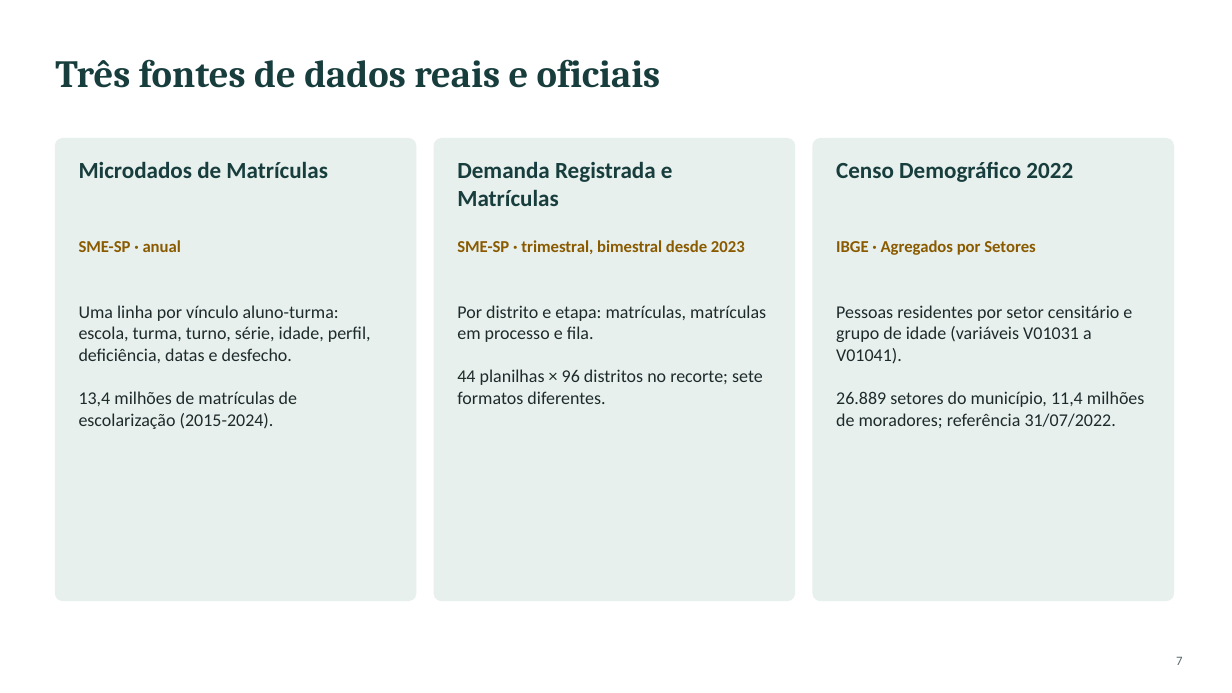
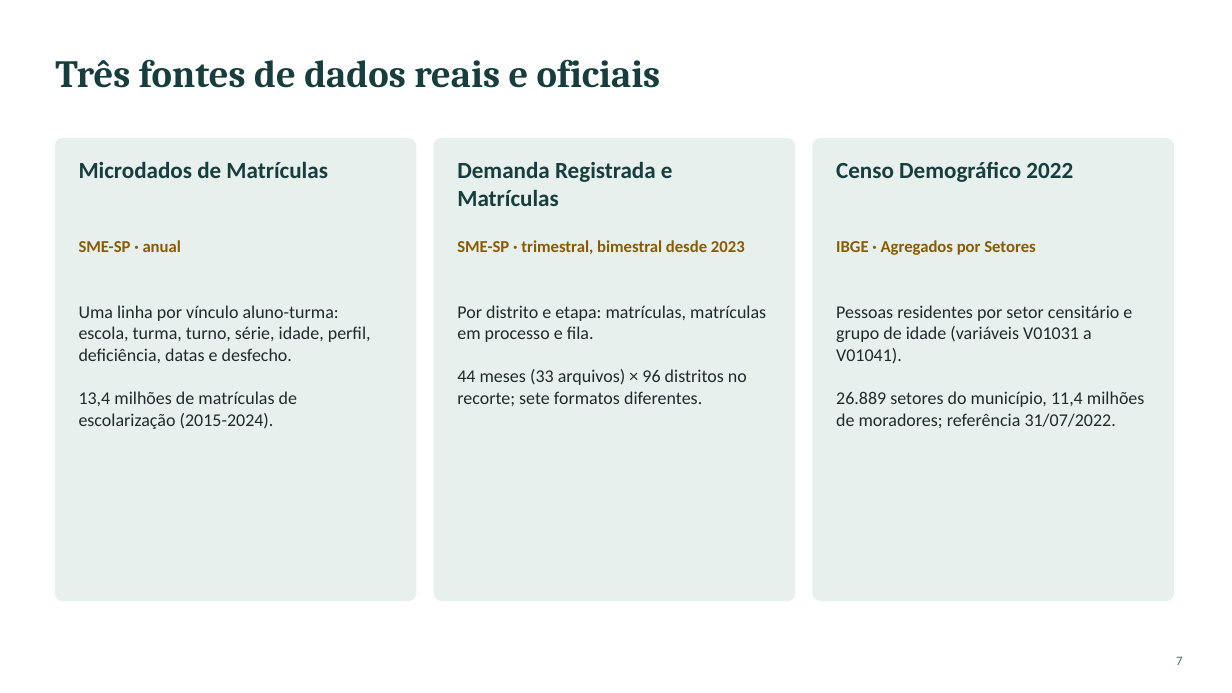
Before and after one commit to kevennlaranjeira/OLAP2026, a slide deck: slide 7 of docs/apresentacao/apresentacao-projeto1.pptx. Drawn at 1232x693 pixels with LibreOffice and Linux fonts; fonts in the diff are those of the drawing. Boxes give left, top, right and bottom in pixels: in the first picture for what was removed or moved away, otherwise in the second. Text is boxed around its words. In the diff, an @@ line names an element or a change of style, - is before the commit and + after.

Commit message:
Verificação total: carga em arquivo novo, apóstrofos, referências e CI do relatório (#3)
Verificação total do projeto, replicada a partir do GitHub

- Carga: o banco é montado num arquivo novo e só no fim troca o
  anterior. Recarregar no mesmo arquivo o inflava (636 MB contra 336 MB
  feito do zero), e uma falha no meio deixava o banco pela metade.
- Caminhos com apóstrofo (por exemplo "dados d'água") não quebram mais
  a SQL da carga e da preparação.
- Relatório: seção Referências (artigo da disciplina, Lei do PNE, as
  três bases com data de acesso, INEP), afirmações conferidas contra os
  dados, "44 planilhas" corrigido para 44 meses em 33 arquivos, resultado
  da Consulta 6 e limitações no apêndice.
- CI: relatorio.yml compila o relatório com XeLaTeX quando ele muda e
  deixa o PDF para baixar.
- docs/10 registra a terceira rodada; README, docs/07 e guia com os
  números medidos.

```diff
--- a/docs/apresentacao/apresentacao-projeto1.pptx
+++ b/docs/apresentacao/apresentacao-projeto1.pptx
@@ text at [457,369,747,406]: text changed @@
-44 planilhas × 96 distritos no recorte; sete formatos diferentes.
+44 meses (33 arquivos) × 96 distritos no recorte; sete formatos diferentes.
```
Also in this commit, not shown: 15 other files.
